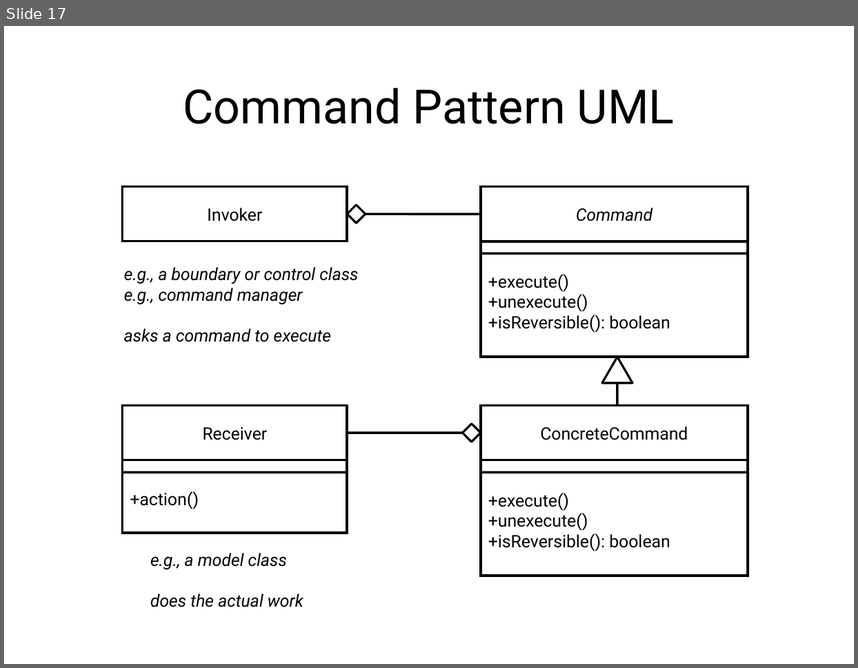
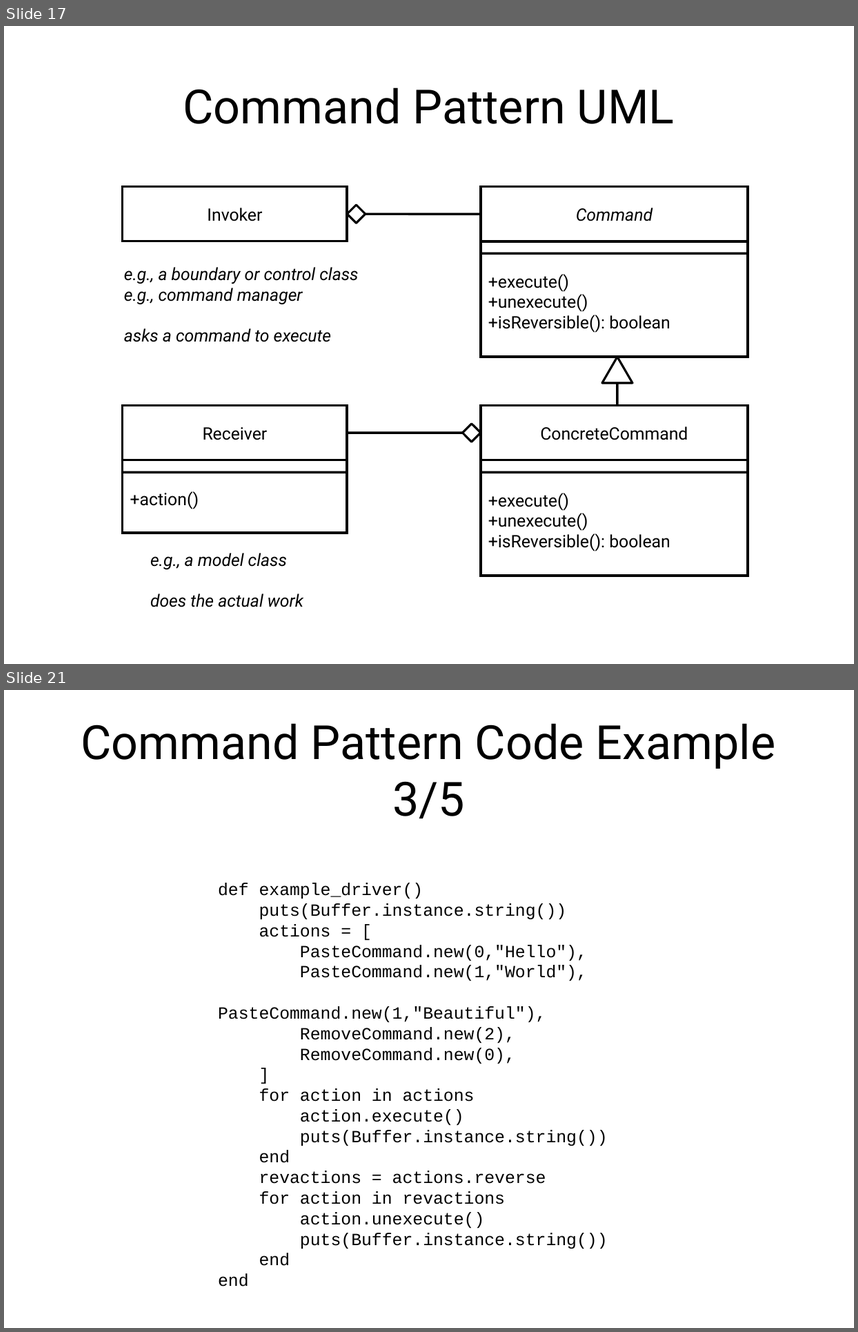
Before and after one commit to abramhindle/ruby-design-patterns, a slide deck: ruby-design-patterns-partI.odp. Shown one above the other, each under a label of ours: slide 17 before the commit, slides 17 and 21 after it; the slides between them are not shown. The pictures are 858x668 and 858x1332 pixels, drawn with LibreOffice and Linux fonts; fonts in the diff are those of the drawing. Boxes give left, top, right and bottom in pixels: in the first picture for what was removed or moved away, otherwise in the second. Text is boxed around its words. In the diff, an @@ line names an element or a change of style, - is before the commit and + after.

```diff
--- a/ruby-design-patterns-partI.odp
+++ b/ruby-design-patterns-partI.odp
@@ slide 21 added at [4,690,854,1328], background #FFFFFF @@
@@ title added at [81,723,776,819], 44 pt, text #000000 @@
+Command Pattern Code Example 3/5
@@ text added at [218,883,608,1286], 16 pt, text #000000 @@
+def example_driver()
+puts(Buffer.instance.string())
+actions = [
+PasteCommand.new(0,"Hello"),
+PasteCommand.new(1,"World"),
+PasteCommand.new(1,"Beautiful"),
+RemoveCommand.new(2),
+RemoveCommand.new(0),
+]
+for action in actions
+action.execute()
+puts(Buffer.instance.string())
+end
+revactions = actions.reverse
+for action in revactions
+action.unexecute()
+puts(Buffer.instance.string())
+end
+end
```
Also in this commit, not shown: 1 slide changed, 4 other slides added, 1 other file.
